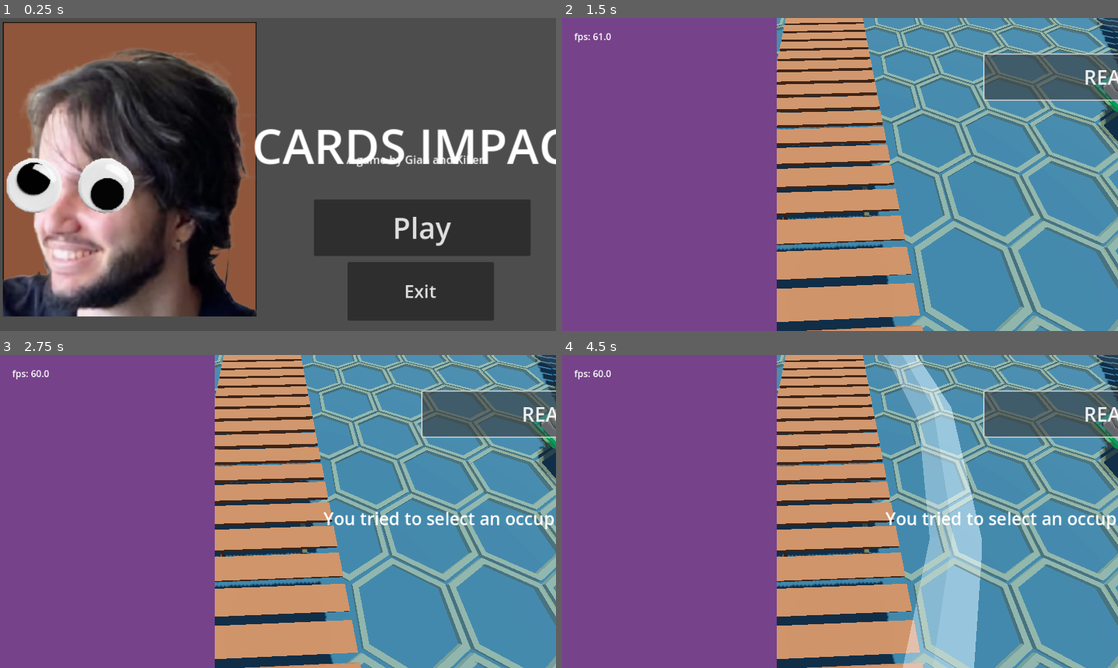
Above: before the commit, frames 1-4 (two rows, left to right).
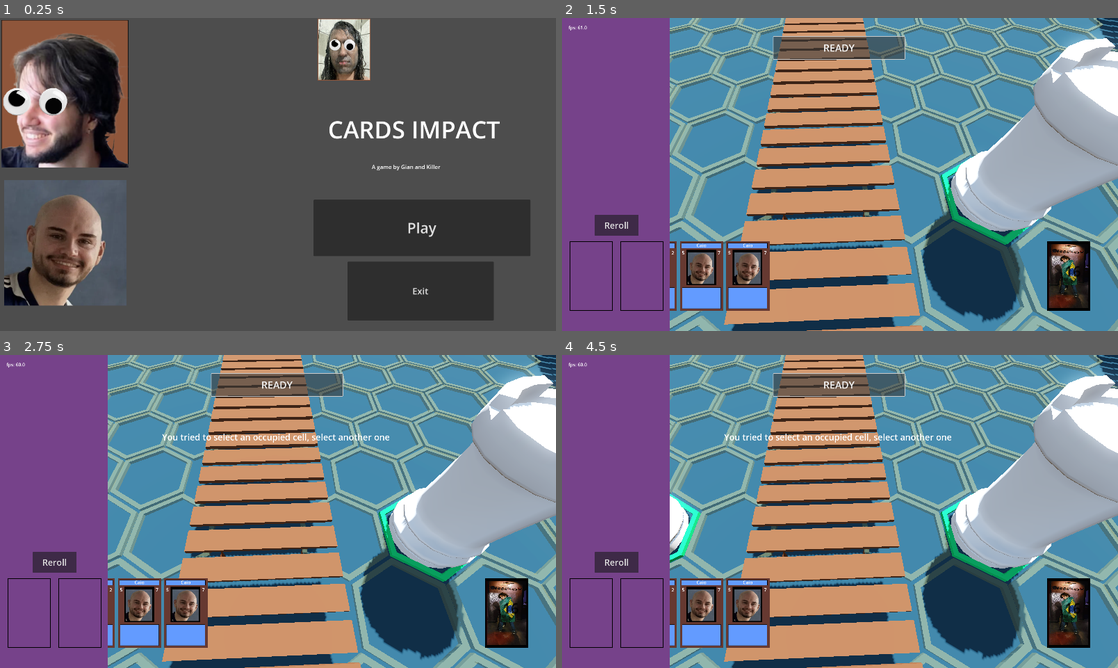
Above: after the commit, the same moments.

Repository: GianOM/Cards_Impact
Game: Godot game, scene res://Scenes/main_menu.tscn
The game is run twice, just before and just after one commit, with the same random seed, the same clock (stepped at 60 frames per second) and the same inputs.
Inputs (mouse positions are in pixels of both pictures, inside the frame that each line leads up to):
- Up to frame 1 (0.25 s): no input
- Up to frame 2 (1.5 s): click "Play" at 0.5 s; click "READY" at 1.25 s
- Up to frame 3 (2.75 s): click "READY" at 2 s
- Up to frame 4 (4.5 s): click (617, 561) at 2.75 s, where only the run after the commit has a clickable "Reroll"; click (617, 561) at 3.5 s, where only the run after the commit has a clickable "Reroll"; click "READY" at 4.25 s

The runs differ from the first frame. In frame 1, 44% of the frame differs, in the area x 0-100%, y 0-96%; in frame 2, 40%; in frame 3, 40%; in frame 4, 45%, in the area x 1-100%, y 0-100%.

Commit message:
Hover no ReRoll

Diff:
--- /dev/null
+++ b/New New New/Scenes/2D/rerolled_slot.tscn
@@ -0,0 +1,12 @@
+[gd_scene load_steps=3 format=3 uid="uid://ded7wdp534o5o"]
+
+[ext_resource type="Texture2D" uid="uid://dmi10uj705e64" path="res://Assets/2D Assets/cardSlot.png" id="1_l2evo"]
+[ext_resource type="Script" uid="uid://b33etspcj8x33" path="res://Scripts/2D/rerolled_slot.gd" id="1_nja81"]
+
+[node name="RerollSlot" type="Node2D"]
+visible = false
+scale = Vector2(0.4, 0.4)
+script = ExtResource("1_nja81")
+
+[node name="Sprite2D" type="Sprite2D" parent="."]
+texture = ExtResource("1_l2evo")
--- a/New New New/Scenes/Main2D.tscn
+++ b/New New New/Scenes/Main2D.tscn
@@ -10,7 +10,7 @@
 [ext_resource type="Script" uid="uid://c30w0tlu61pxg" path="res://Scripts/2D/left_menu.gd" id="8_e1ypl"]
 [ext_resource type="Script" uid="uid://b4oerpv5ajd21" path="res://Scripts/2D/input_manager.gd" id="8_yr5wd"]
 [ext_resource type="Texture2D" uid="uid://c2knikk04vfes" path="res://Assets/2D Assets/backFullscreen.png" id="10_e1ypl"]
-[ext_resource type="Texture2D" uid="uid://dmi10uj705e64" path="res://Assets/2D Assets/cardSlot.png" id="11_2gnqk"]
+[ext_resource type="PackedScene" uid="uid://ded7wdp534o5o" path="res://Scenes/2D/rerolled_slot.tscn" id="11_2gnqk"]
 
 [sub_resource type="GDScript" id="GDScript_x2dgl"]
 script/source = "extends CanvasLayer
@@ -167,29 +167,14 @@
 position = Vector2(961, 539)
 texture = ExtResource("10_e1ypl")
 
-[node name="RerollSlot1" type="Node2D" parent="LeftMenu"]
-visible = false
+[node name="RerollSlot1" parent="LeftMenu" instance=ExtResource("11_2gnqk")]
 position = Vector2(650, 540)
-scale = Vector2(0.4, 0.4)
 
-[node name="Sprite2D" type="Sprite2D" parent="LeftMenu/RerollSlot1"]
-texture = ExtResource("11_2gnqk")
+[node name="RerollSlot2" parent="LeftMenu" instance=ExtResource("11_2gnqk")]
+position = Vector2(960, 540)
 
-[node name="RerollSlot2" type="Node2D" parent="LeftMenu"]
-visible = false
-position = Vector2(960, 540)
-scale = Vector2(0.4, 0.4)
-
-[node name="Sprite2D" type="Sprite2D" parent="LeftMenu/RerollSlot2"]
-texture = ExtResource("11_2gnqk")
-
-[node name="RerollSlot3" type="Node2D" parent="LeftMenu"]
-visible = false
+[node name="RerollSlot3" parent="LeftMenu" instance=ExtResource("11_2gnqk")]
 position = Vector2(1270, 540)
-scale = Vector2(0.4, 0.4)
-
-[node name="Sprite2D" type="Sprite2D" parent="LeftMenu/RerollSlot3"]
-texture = ExtResource("11_2gnqk")
 
 [node name="RerollSelect" type="Button" parent="LeftMenu"]
 visible = false
@@ -205,4 +190,4 @@
 [connection signal="timeout" from="UI/Timer" to="." method="_on_timer_timeout"]
 [connection signal="reroll" from="LeftMenu" to="Deck" method="_on_left_menu_reroll"]
 [connection signal="pressed" from="LeftMenu/RerollButton" to="LeftMenu" method="_on_reroll_button_pressed"]
-[connection signal="pressed" from="LeftMenu/RerollSelect" to="LeftMenu" method="_on_reroll_select_pressed"]
+[connection signal="pressed" from="LeftMenu/RerollSelect" to="Deck" method="_on_reroll_select_pressed"]
--- a/New New New/Scripts/2D/card.gd
+++ b/New New New/Scripts/2D/card.gd
@@ -3,8 +3,15 @@
 signal hovered
 signal unhovered
 
+var card_slot_card_is_in
 var position_in_hand
+var card_name
+var card_atk
+var card_hp
 var card_type
+
+var is_reroll_card = false
+
 
 # Called when the node enters the scene tree for the first time.
 func _ready() -> void:
--- a/New New New/Scripts/2D/card_manager.gd
+++ b/New New New/Scripts/2D/card_manager.gd
@@ -4,18 +4,20 @@
 const COLLISION_MASK_CARD_SLOT = 2 #collision layer and mask in cardslot/area2d should also match this number
 const DEFAULT_CARD_MOVE_SPEED = 0.3
 
+@onready var input_manager: Node2D = $"../InputManager"
 
 var screen_size
 var card_being_dragged
 var is_hovering_on_card
 var player_hand_reference
 var cards_inside_card_slots = []
+var selected_rerolled_card
 
 # Called when the node enters the scene tree for the first time.
 func _ready() -> void:
 	screen_size = get_viewport_rect().size
 	player_hand_reference = $"../PlayerHand"
-	$"../InputManager".connect("left_mouse_button_released", on_left_click_released)
+	input_manager.connect("left_mouse_button_released", on_left_click_released)
 
 # Called every frame. 'delta' is the elapsed time since the previous frame.
 func _process(_delta: float) -> void:
@@ -24,15 +26,6 @@
 		card_being_dragged.position = Vector2(clamp(mouse_pos.x,0,screen_size.x),
 			clamp(mouse_pos.y,0,screen_size.y))
 
-func _input(event: InputEvent) -> void:
-	if event is InputEventMouseButton and event.button_index == MOUSE_BUTTON_LEFT:
-		if event.pressed:
-			var card = raycast_check()
-			if card:
-				start_drag(card)
-		else:
-			if card_being_dragged:
-				finish_drag()
 
 func start_drag(card):
 	card_being_dragged = card
@@ -45,6 +38,11 @@
 	card_being_dragged.scale = Vector2(1.05, 1.05)
 	var card_slot_found = raycast_check_card_slot()
 	if card_slot_found and not card_slot_found.card_in_slot:
+
+		#card_being_dragged.z_index = -1
+		#is_hovering_on_card = false
+		#card_being_dragged.card_slot_card_is_in = card_slot_found
+
 		player_hand_reference.remove_card_from_hand(card_being_dragged)
 		#reference to card slots----------------------------------------------AAAAAAAAAAAAAAAAAAAAAAA
 		cards_inside_card_slots.append(card_being_dragged)
@@ -73,19 +71,73 @@
 
 
 func on_hovered_card(card):
+
+	#if !is_hovering_on_card and !card.is_reroll_card:
 	if !is_hovering_on_card:
+		if card.is_reroll_card:
+			highlight_rerolled_card(card, true)
+			return
 		is_hovering_on_card = true
 		highlight_card(card, true)
+	#elif !is_hovering_on_card and card.is_reroll_card:
+		#highlight_rerolled_card(card, true)
+
 
 func on_unhovered_card(card):
+	#if !card_being_dragged and !card.is_reroll_card:
+		#highlight_card(card, false)
 	if !card_being_dragged:
+		if card.is_reroll_card:
+			highlight_rerolled_card(card, false)
+			return
 		highlight_card(card, false)
 		var new_card_hovered = raycast_check()
 		if new_card_hovered:
 			highlight_card(new_card_hovered, true)
 		else:
 			is_hovering_on_card = false
+	#else:
+		#highlight_rerolled_card(card, false)
 
+#PREVIOUS HOVER AND UNHOVER LOGIC WITHOUT REROLL CARDS-----------------------------------------------
+
+#func on_hovered_card(card):
+	#if !is_hovering_on_card:
+		#is_hovering_on_card = true
+		#highlight_card(card, true)
+	#
+#func on_unhovered_card(card):
+	#if !card_being_dragged:
+		#highlight_card(card, false)
+		#var new_card_hovered = raycast_check()
+		#if new_card_hovered:
+			#highlight_card(new_card_hovered, true)
+		#else:
+			#is_hovering_on_card = false
+
+#----------------------------------------------------------------------------------------------------
+
+func select_rerolled_card(card):
+	if selected_rerolled_card:
+		if selected_rerolled_card == card:
+			card.position.y += 40
+			selected_rerolled_card = null
+		else:
+			selected_rerolled_card.position.y += 40
+			selected_rerolled_card = card
+			card.position.y -= 40
+	else:
+		selected_rerolled_card = card
+		card.position.y -= 40
+
+
+func highlight_rerolled_card(card, hovered):
+	if hovered:
+		card.scale = Vector2(1.5, 1.5)
+		card.z_index = 7
+	else:
+		card.scale = Vector2(1.3, 1.3)
+		card.z_index = 6
 
 func highlight_card(card, hovered):
 	if hovered:
--- a/New New New/Scripts/2D/deck.gd
+++ b/New New New/Scripts/2D/deck.gd
@@ -3,7 +3,10 @@
 const CARD_SCENE_PATH = "res://Scenes/2D/card.tscn"
 const CARD_DRAW_SPEED = 0.3
 const STARTING_HAND_SIZE = 4
+#const COLLISION_MASK_CARD = 1
+#const COLLISION_MASK_REROLL_SLOT = 16
 
+var rerolled_cards = []
 
 var player_deck = ["Ian", "Scholles", "Caio", "Gian", "Luis", "Ian", "Scholles", "Caio", "Gian", "Luis",
 					"Ian", "Scholles", "Caio", "Gian", "Luis", "Ian", "Scholles", "Caio", "Gian", "Luis"]
@@ -65,19 +68,21 @@
 	#new_card.position = position
 	var card_image_path = str("res://Assets/2D Assets/" + card_drawn_name + "Card.png")
 	new_card.get_node("CardImage").texture = load(card_image_path)
-
+	new_card.get_node("Name").text = card_drawn_name
 	new_card.get_node("ATK").text = str(card_database_reference.CARDS[card_drawn_name][0])
 	new_card.get_node("HP").text = str(card_database_reference.CARDS[card_drawn_name][1])
+	#set variables according to the card drawn, so they can be used later------
+	new_card.card_name = card_drawn_name
+	new_card.card_atk = card_database_reference.CARDS[card_drawn_name][0]
+	new_card.card_hp = card_database_reference.CARDS[card_drawn_name][1]
 	new_card.card_type = card_database_reference.CARDS[card_drawn_name][2]
-	new_card.get_node("Name").text = card_drawn_name
+	#---------------------------------------------------------------------------
+
 	$"../CardManager".add_child(new_card)
 	new_card.position = position
 	new_card.name = "Card"
 	new_card.get_node("AnimationPlayer").play("card_flip")
 	return new_card
-
-
-#func card_reroll():
 
 
 
@@ -92,3 +97,18 @@
 		new_card.z_index = 7
 		tween.tween_property(new_card, "position", new_pos[i], CARD_DRAW_SPEED)
 		tween2.tween_property(new_card, "scale", Vector2(1.3, 1.3), CARD_DRAW_SPEED)
+
+		#print(rerolled_cards[i].card_name)
+		#new_card.get_node("CardArea2D/CardCollisionShape2D").disabled = true
+		#new_card.get_node("CardArea2D").set_collision_layer_value(16,16) #layer 5
+		#new_card.get_node("CardArea2D").collision_mask_value(16,16) #mask 5
+		new_card.get_node("CardArea2D").collision_mask = 16
+		new_card.is_reroll_card = true
+		rerolled_cards.append(new_card)
+		print(rerolled_cards[i].card_name)
+		print(rerolled_cards[i].card_hp)
+
+
+func _on_reroll_select_pressed() -> void:
+	$"../LeftMenu/FullBGImage".visible = false
+	$"../LeftMenu/RerollSelect".visible = false
--- a/New New New/Scripts/2D/input_manager.gd
+++ b/New New New/Scripts/2D/input_manager.gd
@@ -4,6 +4,7 @@
 signal left_mouse_button_released
 
 const COLLISION_MASK_CARD = 1
+const COLLISION_MASK_REROLL_SLOT = 16
 const COLLISION_MASK_DECK = 4 #is set to 3 in inspector, but inspector and output show different values,
 							  #so 4 in code is 3 in inspector
 var card_manager_reference
@@ -30,11 +31,17 @@
 	var result = space_state.intersect_point(parameters)
 	if result.size() > 0:
 		var result_collision_mask = result[0].collider.collision_mask
+		var card_found = result[0].collider.get_parent()
 		if result_collision_mask == COLLISION_MASK_CARD:
 			#card clicked
-			var card_found = result[0].collider.get_parent()
+			print("card clicked")
+
 			if card_found:
+				print("card found")
 				card_manager_reference.start_drag(card_found)
 		elif result_collision_mask == COLLISION_MASK_DECK:
 			#deck clicked
 			deck_reference.draw_card()
+		elif result_collision_mask == COLLISION_MASK_REROLL_SLOT:
+			card_manager_reference.select_rerolled_card(card_found)
+			print("card in rerolled card slot clicked")
--- a/New New New/Scripts/2D/left_menu.gd
+++ b/New New New/Scripts/2D/left_menu.gd
@@ -5,7 +5,14 @@
 @onready var card_slot: Node2D = $CardSlot
 @onready var card_slot_2: Node2D = $CardSlot2
 @onready var card_manager: Node2D = $"../CardManager"
-#@onready var player_hand: Node2D = $"../PlayerHand"
+
+@onready var reroll_slot_1: Node2D = $RerollSlot1
+@onready var reroll_slot_2: Node2D = $RerollSlot2
+@onready var reroll_slot_3: Node2D = $RerollSlot3
+
+
+
+var rerolled_cards = [reroll_slot_1, reroll_slot_2, reroll_slot_3]
 
 var reroll_card_slots = [card_slot, card_slot_2]
 
@@ -39,6 +46,6 @@
 
 
 
-func _on_reroll_select_pressed() -> void:
-	$FullBGImage.visible = false
-	$RerollSelect.visible = false
+#func _on_reroll_select_pressed() -> void:
+	#$FullBGImage.visible = false
+	#$RerollSelect.visible = false
--- /dev/null
+++ b/New New New/Scripts/2D/rerolled_slot.gd
@@ -0,0 +1,3 @@
+extends Node2D
+
+var rerolled_card_in_slot = false
--- a/New New New/Scripts/3D/Tower/Tower_Script.gd
+++ b/New New New/Scripts/3D/Tower/Tower_Script.gd
@@ -42,10 +42,10 @@
 
 func _process(_delta: float) -> void:
 	if Possible_Targets.size() > 0:
-		tower_aim.global_position = Possible_Targets[0].global_position
-		tower_aim.global_position.y += 8
-		tower_aim.scale = Vector3(0.25,0.25,0.25)#Podemos melhorar
-
+		if is_instance_valid(Possible_Targets[0]):
+			tower_aim.global_position = Possible_Targets[0].global_position
+			tower_aim.global_position.y += 8
+			tower_aim.scale = Vector3(0.25,0.25,0.25)#Podemos melhorar
 	else:
 		tower_aim.global_position = main_tower.global_position
 		tower_aim.scale = Vector3(0.025,0.025,0.025)
--- a/New New New/project.godot
+++ b/New New New/project.godot
@@ -22,8 +22,9 @@
 
 [display]
 
-window/size/viewport_width=960
-window/size/viewport_height=540
+window/size/viewport_width=1920
+window/size/viewport_height=1080
+window/size/mode=3
 window/stretch/mode="viewport"
 window/vsync/vsync_mode=0
 
Not shown, added: New New New/Scripts/2D/rerolled_slot.gd.uid
